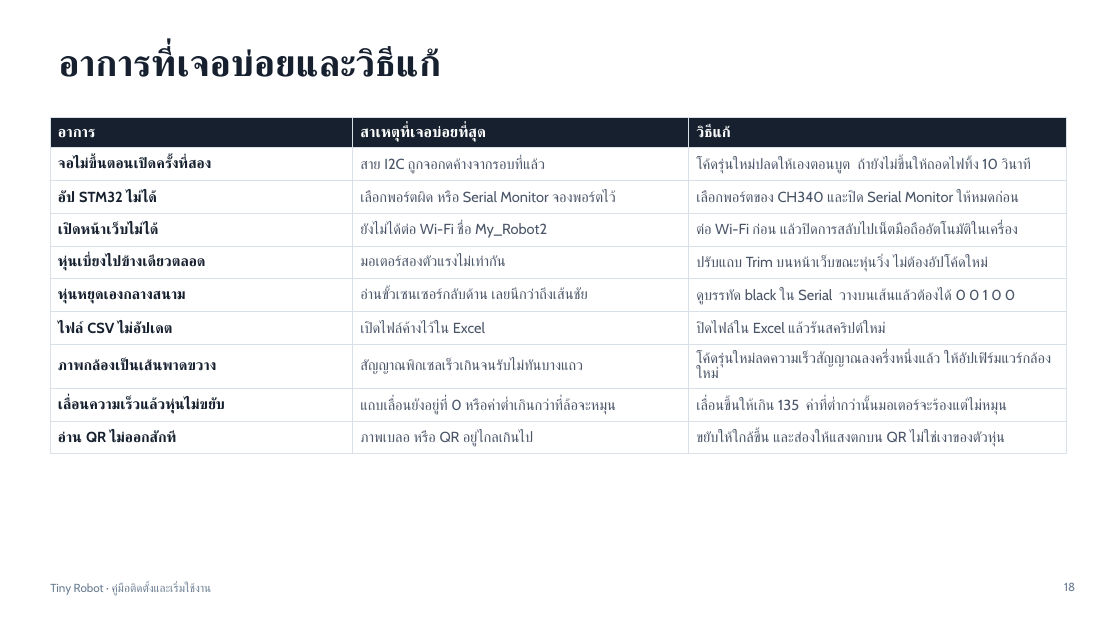
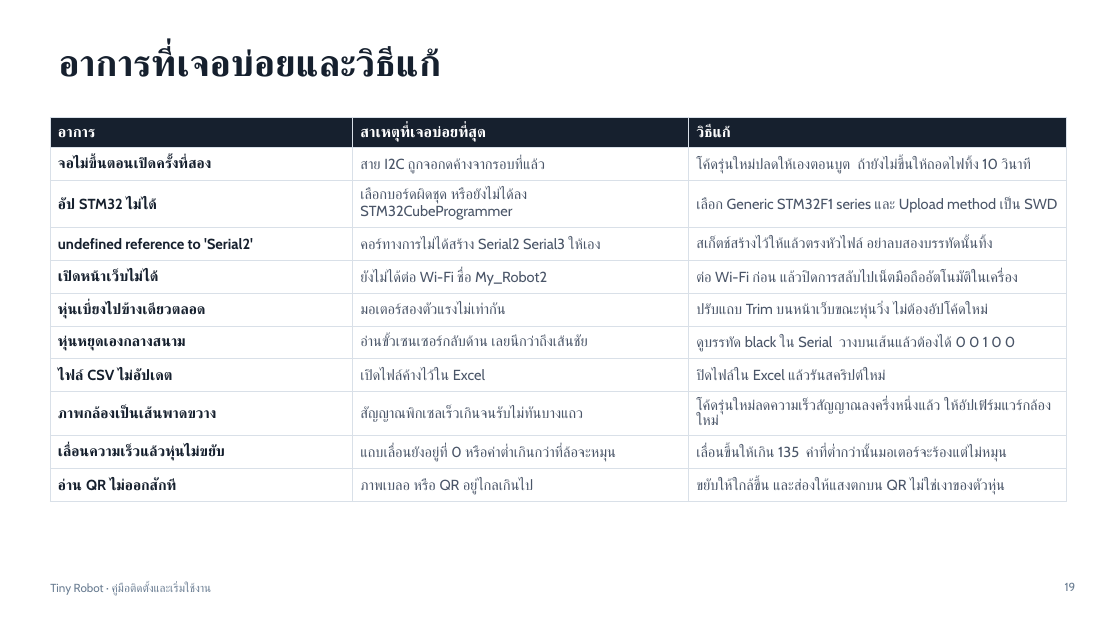
Before and after one commit to 65050090-nichanan/Tiny-robot, a slide deck: slide 19 of docs/Tiny-Robot-Setup-Guide-TH.pptx (slide 18 before the commit). Drawn at 1120x630 pixels with LibreOffice and Linux fonts; fonts in the diff are those of the drawing. Boxes give left, top, right and bottom in pixels: in the first picture for what was removed or moved away, otherwise in the second. Text is boxed around its words. In the diff, an @@ line names an element or a change of style, - is before the commit and + after.

```diff
--- a/docs/Tiny-Robot-Setup-Guide-TH.pptx
+++ b/docs/Tiny-Robot-Setup-Guide-TH.pptx
@@ table at [50, 118, 1067, 499] @@
-row 3: อัป STM32 ไม่ได้ | เลือกพอร์ตผิด หรือ Serial Monitor จองพอร์ตไว้ | เลือกพอร์ตของ CH340 และปิด Serial Monitor ให้หมดก่อน
+row 3: อัป STM32 ไม่ได้ | เลือกบอร์ดผิดชุด หรือยังไม่ได้ลง STM32CubeProgrammer | เลือก Generic STM32F1 series และ Upload method เป็น SWD
+row 4: undefined reference to 'Serial2' | คอร์ทางการไม่ได้สร้าง Serial2 Serial3 ให้เอง | สเก็ตช์สร้างไว้ให้แล้วตรงหัวไฟล์ อย่าลบสองบรรทัดนั้นทิ้ง
@@ page number at [1065, 583, 1076, 591]: text changed @@
-18
+19
```
Also in this commit, not shown: 2 slides added, 1 slide removed, 1 other file.
